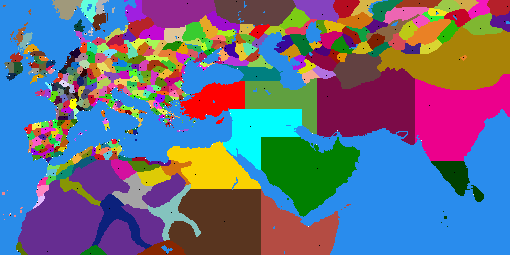
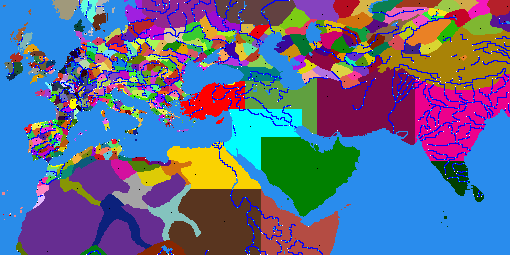
Revision of a layered 510×255 image; what changed, layer by layer:
showed "map_features_transparent", painted on it over [3, 0, 510, 255]
painted on "map_regions" over [316, 46, 386, 89]
